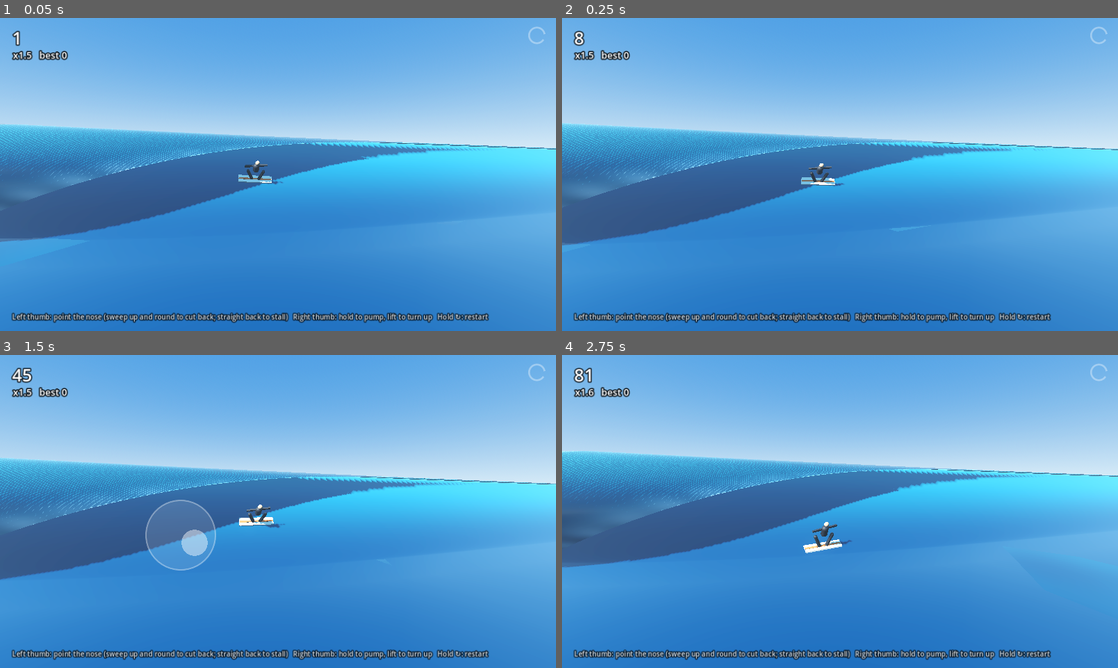
Above: before the commit, frames 1-4 (two rows, left to right).
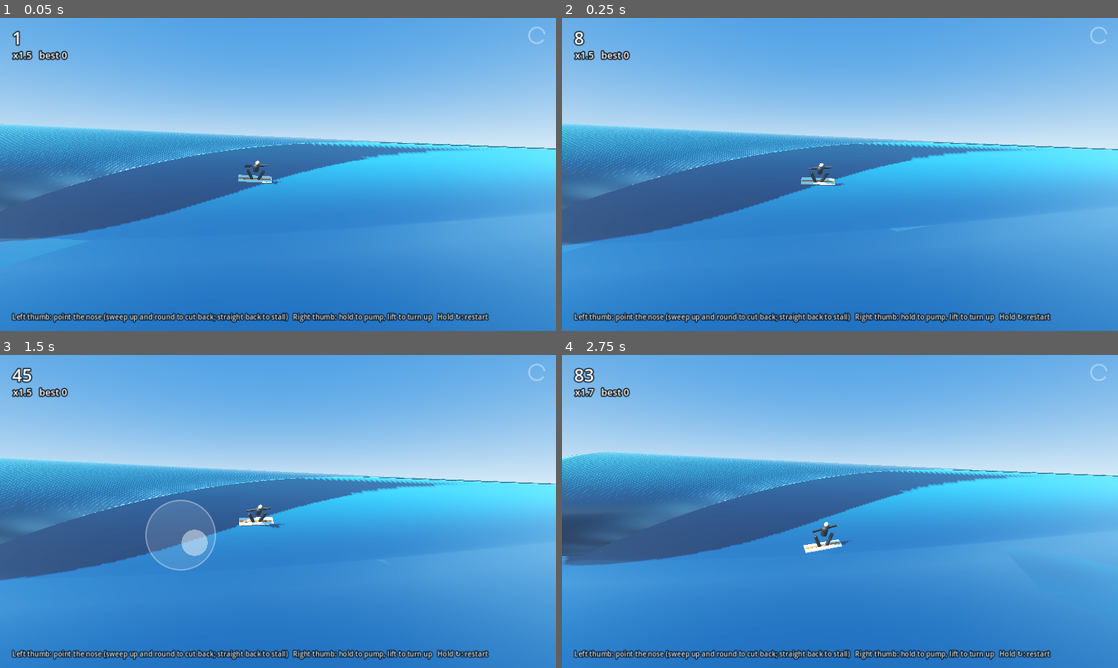
Above: after the commit, the same moments.

Repository: APDos/Swell-rider
Game: Godot game, scene res://main.tscn
Two runs of this game, one before a commit and one after it. Both use one fixed random seed, a clock stepped at 60 frames per second and the inputs below.
Inputs (mouse positions are in pixels of both pictures, inside the frame that each line leads up to):
- Up to frame 1 (0.05 s): no input
- Up to frame 2 (0.25 s): no input
- Up to frame 3 (1.5 s): move the mouse to (400, 495) at 0.52 s; click (400, 495) at 0.67 s; drag from (166, 527) to (250, 574) at 1.27 s
- Up to frame 4 (2.75 s): move the mouse to (895, 442) at 2.02 s; click (895, 442) at 2.17 s

The runs differ from the first frame. In frame 1, less than 0.1% of the frame differs, in the area x 0-92%, y 34-58%; in frame 2, 0.7%; in frame 3, 3.1%; in frame 4, 4.6%, in the area x 0-100%, y 4-68%.

Commit message:
Remove closeout sections and the 'Section ahead' warning
The closeouts were what caught riders who don't pump, so the curl now peels
a little faster (PEEL_BASE 9.0 -> 9.5 m/s): no pumping is still caught in
about 20 s, and test_pump's balance holds. The wave shape still supports a
closeout (wave.closeout); nothing schedules one.

Co-Authored-By: Claude Opus 5.5 <noreply@anthropic.com>

Diff:
--- a/scripts/hud.gd
+++ b/scripts/hud.gd
@@ -4,7 +4,6 @@
 var stats_label: Label
 var popup_label: Label
 var msg_label: Label
-var warn_label: Label
 var barrel_label: Label
 var depth_bar: ProgressBar
 var pump_label: Label
@@ -48,10 +47,6 @@
 	depth_bar.add_theme_stylebox_override("fill", fill)
 	depth_bar.visible = false
 	add_child(depth_bar)
-	warn_label = _mk(26, true)
-	warn_label.offset_top = 380
-	warn_label.add_theme_color_override("font_color", Color(1.0, 0.75, 0.3))
-	warn_label.text = "Section ahead — pump for speed!"
 	msg_label = _mk(38, true)
 
 	var help := _mk(16)
@@ -125,9 +120,6 @@
 		sb.bg_color = c
 
 
-func set_warning(on: bool) -> void:
-	warn_label.visible = on
-
 
 func show_message(text: String) -> void:
 	msg_label.text = text
--- a/scripts/main.gd
+++ b/scripts/main.gd
@@ -15,8 +15,7 @@
 
 enum { PLAYING, WIPEOUT }
 
-const PEEL_BASE := 9.0       # m/s the break peels down the line
-const PEEL_CLOSEOUT := 28.0  # m/s through a closeout section
+const PEEL_BASE := 9.5       # m/s the break peels down the line: a little faster than you go without pumping (caught in about 20 s)
 const RESTART_HOLD := 0.5    # s to hold restart mid-ride, so a stray press doesn't end the run
 
 var state := PLAYING
@@ -49,7 +48,7 @@
 var touch   # touch.gd: the thumbs
 var _restart_held := 0.0
 var recorder   # recorder.gd: writes each ride to a file (phone debug builds, or --record)
-var _rng := RandomNumberGenerator.new()   # the ride's wave (height, closeouts), seeded per ride so a replay gets the same one
+var _rng := RandomNumberGenerator.new()   # the ride's wave (height), seeded per ride so a replay gets the same one
 var _replay_check := false  # --replay headless: print how the replay compares, then quit
 
 
@@ -186,7 +185,6 @@
 	_rng.seed = ride_seed
 	wave.base_height = _rng.randf_range(4.2, 5.4)
 	wave.curl_x = 0.0
-	_schedule_closeout()
 	surfer.reset(13.0)
 	if rider != null and rider.has_method("reset"):
 		rider.reset()
@@ -199,11 +197,6 @@
 	recorder.finish()
 	if rider == null and not barrel_test:
 		recorder.begin(ride_seed)
-
-
-func _schedule_closeout() -> void:
-	var x0: float = wave.curl_x + _rng.randf_range(150.0, 280.0)
-	wave.closeout = Vector3(x0, x0 + _rng.randf_range(12.0, 24.0), 0.95)
 
 
 func use_autopilot() -> void:
@@ -278,10 +271,7 @@
 			barrel_points = 0.0
 			barrel_max_depth = 0.0
 		hud.set_barrel(surfer.in_barrel, barrel_time, surfer.barrel_depth)
-		hud.set_warning(wave.closeout.x - surfer.x < 70.0 and wave.closeout.y > surfer.x)
 		hud.set_stats(score, best, mult)
-	else:
-		hud.set_warning(false)
 
 
 func _process(delta: float) -> void:
@@ -298,12 +288,7 @@
 
 func _update_curl(dt: float) -> void:
 	var peel := PEEL_BASE + 1.5 * sin(ride_time * 0.35)
-	var c: Vector3 = wave.closeout
-	if wave.curl_x > c.x - 3.0 and wave.curl_x < c.y:
-		peel = PEEL_CLOSEOUT
 	wave.curl_x += peel * dt
-	if wave.curl_x > c.y + 5.0:
-		_schedule_closeout()
 
 
 ## Side-on camera from the shore side: surfer rides left -> right, the curl
--- a/scripts/recorder.gd
+++ b/scripts/recorder.gd
@@ -35,7 +35,7 @@
 
 
 ## Start a new file for a ride (closing the last one). seed is the ride's
-## random seed (wave height, closeouts), so a replay gets the same wave.
+## random seed (wave height), so a replay gets the same wave.
 func begin(ride_seed: int) -> void:
 	finish()
 	if not enabled:
@@ -59,7 +59,7 @@
 	_file.store_line("# date %s" % Time.get_datetime_string_from_system())
 	_file.store_line("# seed %d" % ride_seed)
 	_file.store_line("# view %d %d" % [int(view.x), int(view.y)])
-	_file.store_line("# wave base_height=%.3f closeout=%.2f,%.2f" % [main.wave.base_height, main.wave.closeout.x, main.wave.closeout.y])
+	_file.store_line("# wave base_height=%.3f" % main.wave.base_height)
 	_file.store_line(",".join(COLUMNS))
 	_prune()
 
--- a/tests/test_pump.gd
+++ b/tests/test_pump.gd
@@ -1,6 +1,6 @@
 extends SceneTree
 ## Design checks on pumping and stalling. The rides use the real main scene
-## (curl speed changes, closeout sections) with scripted riders plugged in:
+## (the curl's changing speed) with scripted riders plugged in:
 ## - riding without pumping gets caught by the wave
 ## - sloppy pumping keeps you going, good pumping is clearly faster
 ## - mashing the key is capped at one pump per MIN_PUMP_INTERVAL and is slower than a real rhythm
Not shown, changed: CLAUDE.md
